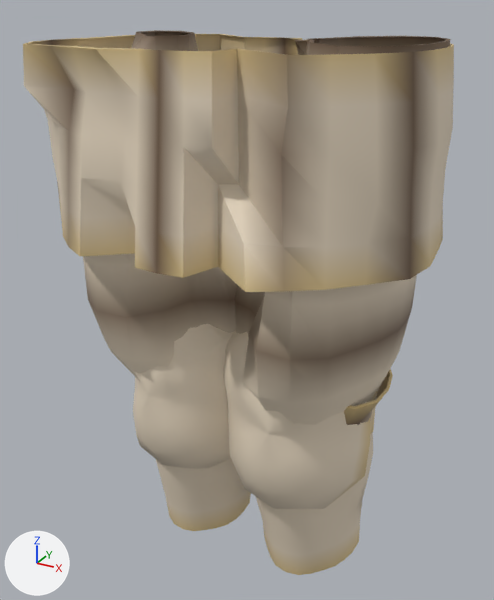
One commit to the glTF model assets_src/armor/aydor_1/leather_b_legs.glb: the scene before it, then after it.
Camera for both pictures: a camera (50 mm lens) standing at (0.405, -0.735, 0.984) and looking at (-0.011, 0.022, 0.606). The lights are fixed; the arrows at lower left show +X, +Y and +Z. The picture after the commit comes second. Vertices at exactly the same position are counted once.

The older version as bpy lines, for what is in view:
```python
mat_leather = bpy.data.materials.new('leather')
mat_leather.use_nodes = True; mat_leather.node_tree.nodes.clear()
_N = mat_leather.node_tree.nodes; _L = mat_leather.node_tree.links
n0 = _N.new('ShaderNodeBsdfPrincipled'); n0.name = 'Principled BSDF'
n0.inputs[2].default_value = 0.66  # 'Roughness'
n1 = _N.new('ShaderNodeOutputMaterial'); n1.name = 'Material Output'
n2 = _N.new('ShaderNodeVertexColor'); n2.name = 'Color Attribute'
_L.new(n0.outputs[0], n1.inputs[0])  # 'BSDF' to 'Surface'
_L.new(n2.outputs[0], n0.inputs[0])  # 'Color' to 'Base Color'
me_leather_b_legs = bpy.data.meshes.new('leather_b_legs')
me_leather_b_legs.from_pydata(...)  # 1374 vertices, 2472 faces; spans x -0.249..0.245, y -0.194..0.198, z 0.222..0.946
me_leather_b_legs.materials.append(mat_leather)
ob_leather_b_legs = bpy.data.objects.new('leather_b_legs', me_leather_b_legs)
ob_leather_b_legs.location = (0.0, 0.0, 0.0)
```
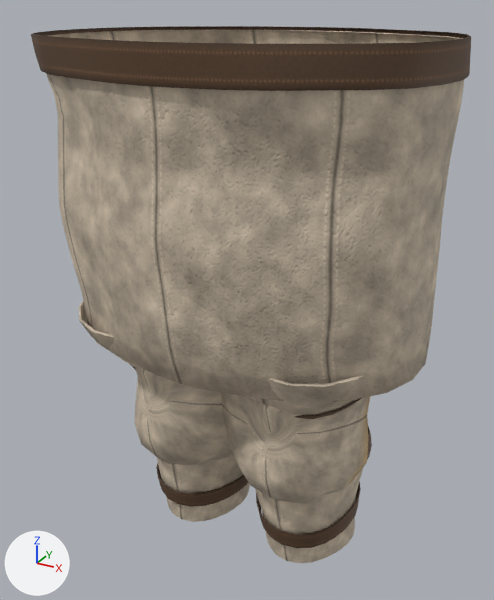
What differs and where, as boxes (x1, y1, x2, y2) in the pictures (494 x 600 px):
'leather_b_legs', surface changed, reshaped
    before: (23, 30, 454, 575)
    after: (31, 26, 471, 563)
part 1 of me_leather_b_legs, rebuilt (44% taller)
    before: (23, 34, 454, 292)
    after: (46, 30, 464, 402)
part 2 of me_leather_b_legs, rebuilt
    before: (156, 458, 251, 531)
    after: (79, 301, 250, 522)
part 3 of me_leather_b_legs, rebuilt
    before: (256, 369, 393, 575)
    after: (246, 375, 364, 563)
part 4 of me_leather_b_legs, rebuilt
    before: (224, 331, 377, 509)
    after: (222, 393, 370, 504)
part 5 of me_leather_b_legs, rebuilt
    before: (133, 324, 235, 469)
    after: (134, 366, 234, 466)
part 6 of me_leather_b_legs, added (brown)
    after: (31, 26, 471, 91)
part 7 of me_leather_b_legs, added (mostly hidden)
    after: (295, 398, 362, 419)
part 8 of me_leather_b_legs, added (mostly hidden)
    after: (367, 426, 372, 459)
part 9 of me_leather_b_legs, added (brown)
    after: (256, 481, 361, 548)
part 10 of me_leather_b_legs, added (brown)
    after: (156, 463, 248, 507)
part 11 of me_leather_b_legs, deleted (brown)
    before: (83, 30, 450, 434)

What changed in the scene script:
```text
Add img_strap_c_png:
    img_strap_c_png = load_image('strap_c.png', '../textures/strap_c.png', 128, 64, 'sRGB')
Add img_strap_orm_png:
    img_strap_orm_png = load_image('strap_orm.png', '../textures/strap_orm.png', 128, 64, 'Non-Color')
Add img_strap_n_png:
    img_strap_n_png = load_image('strap_n.png', '../textures/strap_n.png', 128, 64, 'Non-Color')
Add img_leather_c_png:
    img_leather_c_png = load_image('leather_c.png', '../textures/leather_c.png', 256, 256, 'sRGB')
Add img_leather_orm_png:
    img_leather_orm_png = load_image('leather_orm.png', '../textures/leather_orm.png', 256, 256, 'Non-Color')
Add img_leather_n_png:
    img_leather_n_png = load_image('leather_n.png', '../textures/leather_n.png', 256, 256, 'Non-Color')
Change mat_leather:
    remove # nodes: BsdfPrincipled, OutputMaterial, VertexColor
    nodes: BsdfPrincipled, Mix, NormalMap, OutputMaterial, SeparateColor, TexImage x3, VertexColor
    uses the picture img_leather_c_png
    uses the picture img_leather_n_png
    uses the picture img_leather_orm_png
Add mat_strap:
    mat_strap = bpy.data.materials.new('strap')
    # uses the picture img_strap_c_png
    # uses the picture img_strap_n_png
    # uses the picture img_strap_orm_png
Change me_leather_b_legs:
    used by ob_leather_b_legs; location = (0.0, 0.0, 0.0)
    remove me_leather_b_legs.from_pydata(...)  # 1374 vertices, 2472 faces; spans x -0.249..0.245, y -0.194..0.198, z 0.222..0.946
    add me_leather_b_legs.from_pydata(...)  # 2602 vertices, 4648 faces; spans x -0.243..0.25, y -0.203..0.24, z 0.243..0.95
    me_leather_b_legs part 1: the loose piece of 256 vertices spanning x -0.249..0.245, y -0.194..0.198, z 0.721..0.942 is rebuilt with 672 vertices and now spans x -0.243..0.245, y -0.198..0.24, z 0.566..0.946
    me_leather_b_legs part 2: the loose piece of 220 vertices spanning x -0.2..0.017, y -0.08..0.118, z 0.222..0.538 is rebuilt with 384 vertices and now spans x -0.236..0.039, y -0.146..0.158, z 0.243..0.614
    me_leather_b_legs part 3: the loose piece of 220 vertices spanning x -0.015..0.2, y -0.079..0.118, z 0.222..0.537 is rebuilt with 384 vertices and now spans x -0.029..0.222, y -0.145..0.163, z 0.243..0.615
    me_leather_b_legs part 4: the loose piece of 97 vertices spanning x -0.03..0.183, y -0.119..0.041, z 0.328..0.61 is rebuilt with 141 vertices and now spans x -0.043..0.182, y -0.115..0.034, z 0.364..0.601
    me_leather_b_legs part 5: the loose piece of 97 vertices spanning x -0.184..0.031, y -0.121..0.041, z 0.357..0.61 is rebuilt with 141 vertices and now spans x -0.18..0.045, y -0.116..0.034, z 0.341..0.6
    me_leather_b_legs part 6: a new loose piece of 160 vertices spanning x -0.241..0.25, y -0.203..0.209, z 0.91..0.95, in mat_strap
    me_leather_b_legs part 7: a new loose piece of 120 vertices spanning x -0.028..0.187, y -0.103..0.133, z 0.497..0.539, in mat_strap
    me_leather_b_legs part 8: a new loose piece of 120 vertices spanning x -0.005..0.173, y -0.081..0.121, z 0.389..0.429, in mat_strap
    me_leather_b_legs part 9: a new loose piece of 120 vertices spanning x 0.009..0.161, y -0.064..0.118, z 0.282..0.321, in mat_strap
    me_leather_b_legs part 10: a new loose piece of 120 vertices spanning x -0.16..-0.008, y -0.064..0.117, z 0.282..0.321, in mat_strap
    me_leather_b_legs part 11: 484 vertices removed from x -0.222..0.225, y -0.144..0.156, z 0.44..0.946
    other edits to the shape of me_leather_b_legs do not show in these pictures
    add me_leather_b_legs.materials.append(mat_strap)
```
